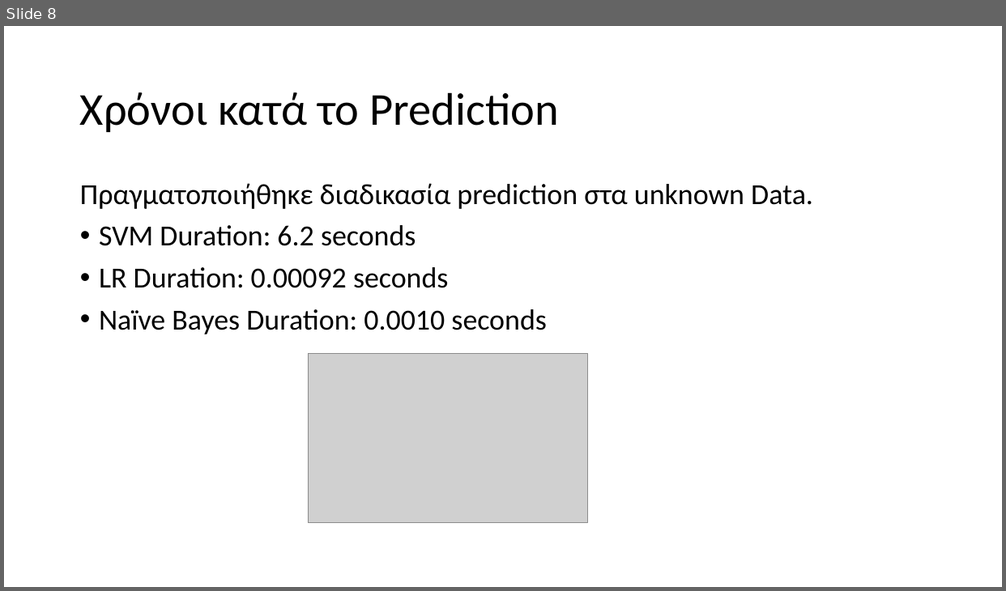
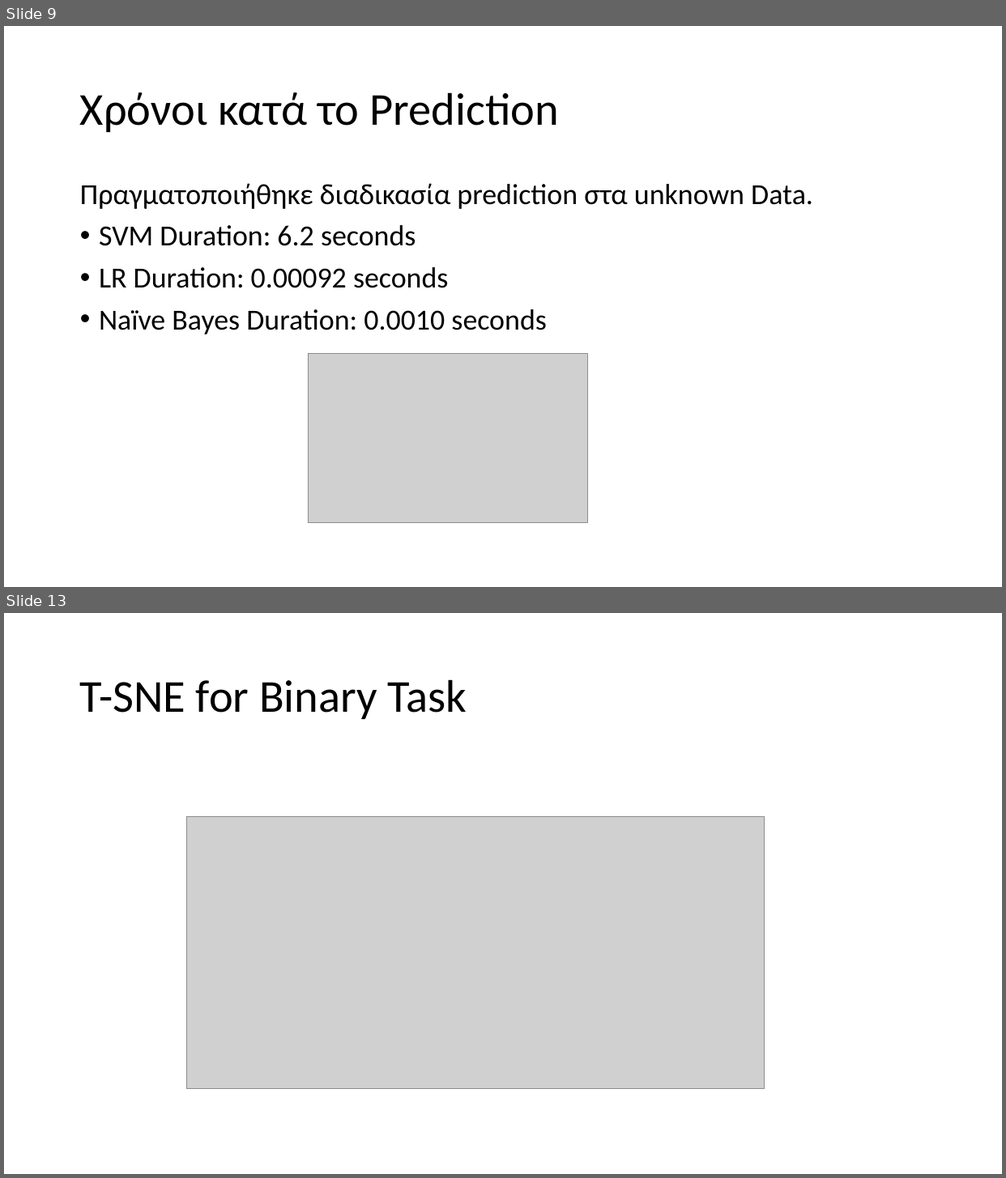
Before and after one commit to icsd13152/Sentiment_Analysis_Covid19, a slide deck: Presentation.pptx. Shown one above the other, each under a label of ours: slide 8 before the commit, slides 9 and 13 after it; the slides between them are not shown. The pictures are 1006x591 and 1006x1178 pixels, drawn with LibreOffice and Linux fonts; fonts in the diff are those of the drawing; grey boxes stand for pictures. Boxes give left, top, right and bottom in pixels: in the first picture for what was removed or moved away, otherwise in the second. Text is boxed around its words. In the diff, an @@ line names an element or a change of style, - is before the commit and + after.

```diff
--- a/Presentation.pptx
+++ b/Presentation.pptx
@@ slide 13 added at [4, 613, 1002, 1174], background #FFFFFF @@
@@ title added at [80, 679, 467, 719], 44 pt, text #000000 @@
+T-SNE for Binary Task
@@ picture added at [187, 816, 765, 1088] @@
@@ what was slide 8 is now slide 9 @@
```
Also in this commit, not shown: 3 slides changed, 5 other slides added, 2 slides removed, 7 other files.
